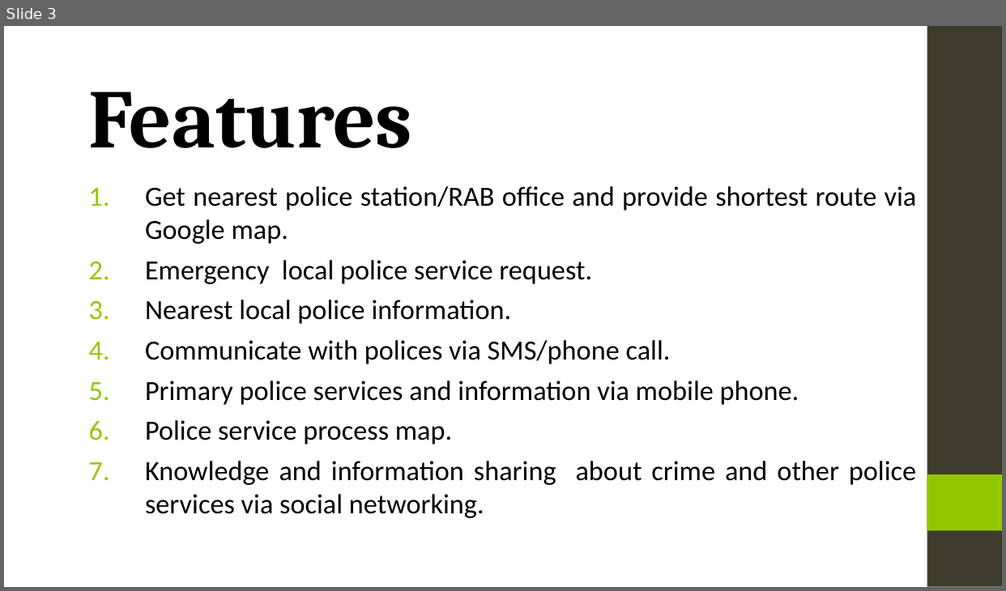
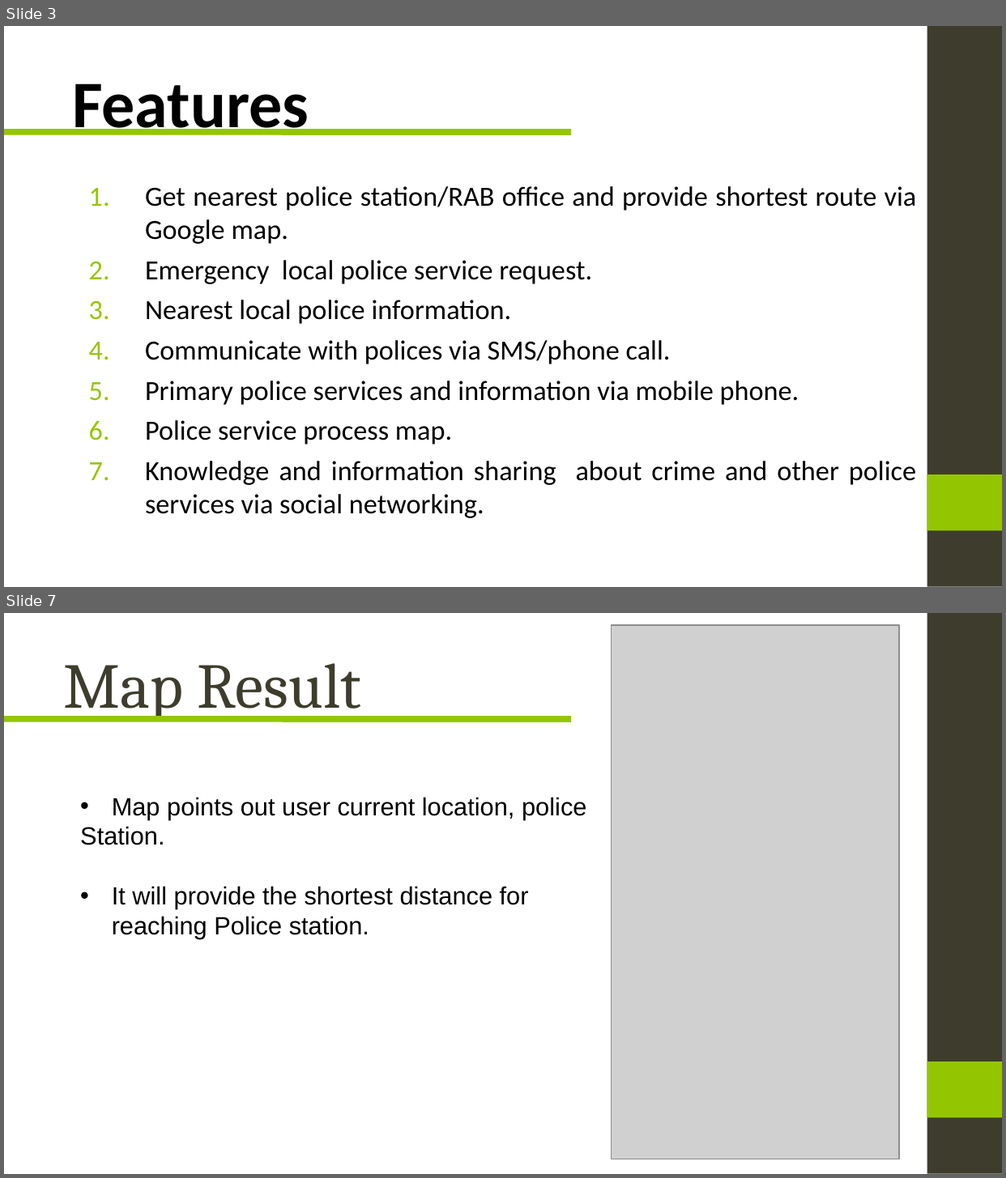
Before and after one commit to ServiceInnovationCamp/Group23, a slide deck: Team 23.ppt. Shown one above the other, each under a label of ours: slide 3 before the commit, slides 3 and 7 after it; the slides between them are not shown. The pictures are 1006x591 and 1006x1178 pixels, drawn with LibreOffice and Linux fonts; fonts in the diff are those of the drawing; grey boxes stand for pictures; background and template pictures are left out. Boxes give left, top, right and bottom in pixels: in the first picture for what was removed or moved away, otherwise in the second. Text is boxed around its words. In the diff, an @@ line names an element or a change of style, - is before the commit and + after.

Commit message:
Bangladesh Police Portal
3rd version of the presentation, 08-31-2013 7:20AM

```diff
--- a/Team 23.ppt
+++ b/Team 23.ppt
@@ slide 7 added at (4,613,1002,1174), background picture (left out); not listed: 2 template elements that a slide beside it also shows @@
@@ picture added at (611,625,899,1160) @@
@@ title added at (64,663,361,721), 46 pt, text #3E3D2D @@
+Map Result
@@ line added from (4, 719) to (571, 719), #94C600 4.51 pt @@
@@ text added at (80,797,586,939), 18 pt, text #000000 @@
+• Map points out user current location, police
+Station.
+• It will provide the shortest distance for reaching Police station.
@@ slide 3 changed as well @@
@@ title "Features": place and size @@
-title "Features" at (89,92,413,148)
+title "Features" at (72,84,309,135)
@@ title "Features" at (72,84,309,135): size 60 to 48 pt, font Cambria to Calibri @@
@@ line added from (4, 132) to (571, 132), #94C600 4.51 pt @@
```
Also in this commit, not shown: 4 other slides changed, 4 other slides added, 3 slides removed.
